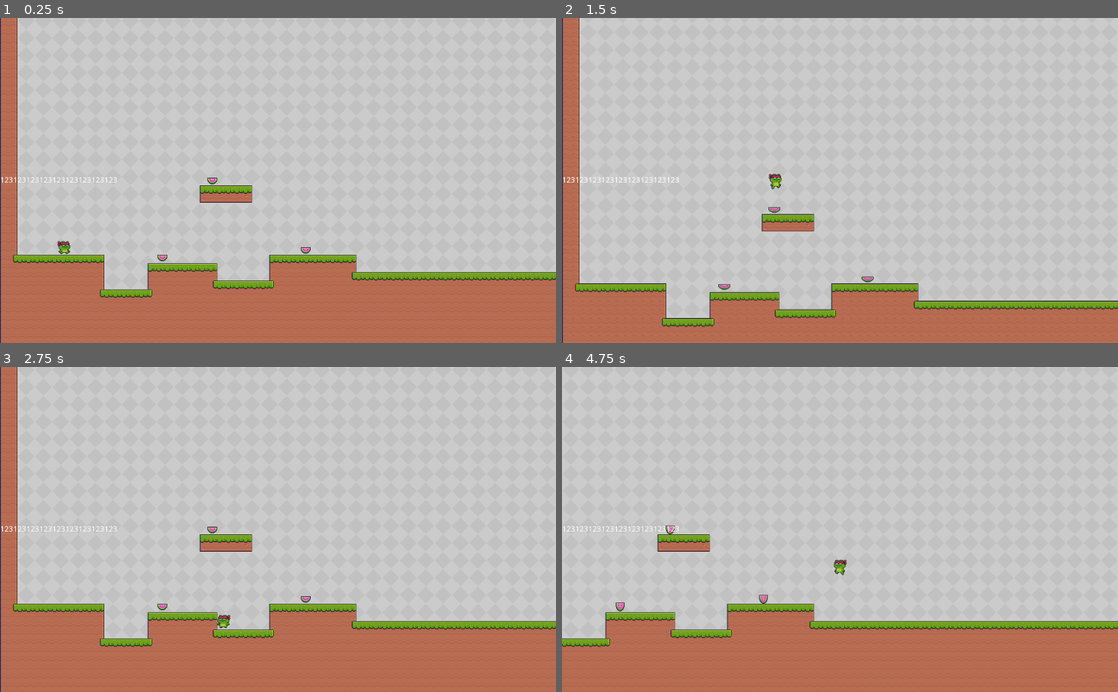
Above: before the commit, frames 1-4 (two rows, left to right).
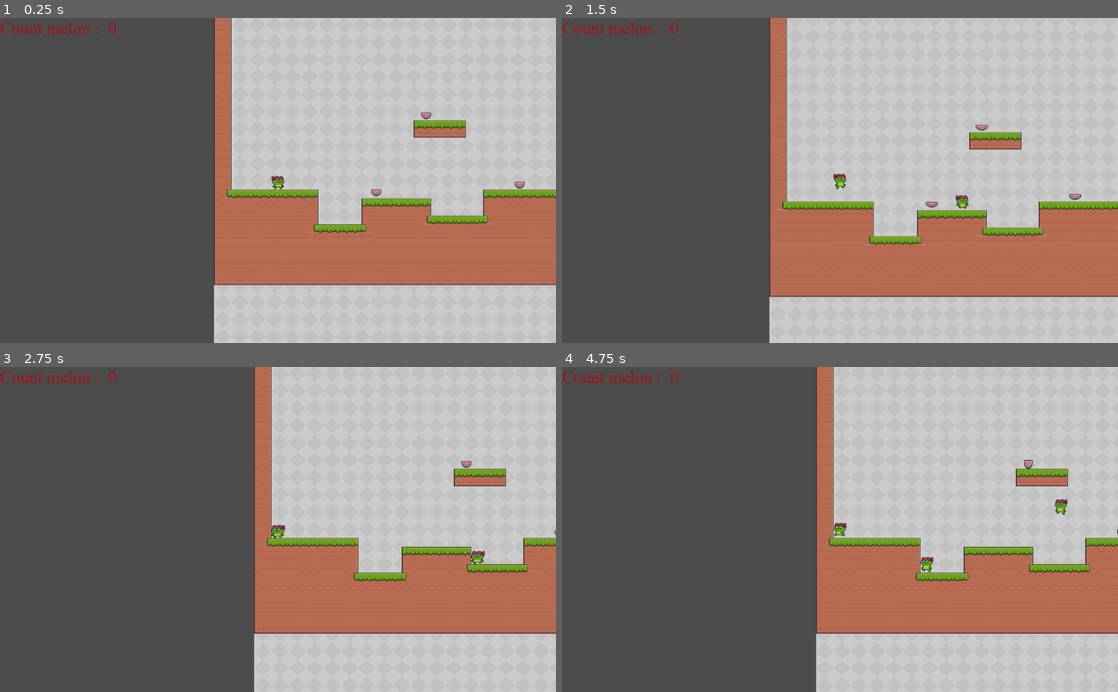
Above: after the commit, the same moments.

Repository: bavtim/platformer_game
Game: Godot game, scene res://level_1.tscn
The game is run twice, just before and just after one commit, with the same random seed, the same clock (stepped at 60 frames per second) and the same inputs.
Inputs:
- Up to frame 1 (0.25 s): no input
- Up to frame 2 (1.5 s): hold Right (ui_right) from 0.53 s (still down); tap R (spawn, bound only after the commit) at 0.6, 1.35 s; tap Up (ui_up) at 0.77 s
- Up to frame 3 (2.75 s): tap Up (ui_up) at 1.52 s; release Right (ui_right) at 2.03 s; hold Left (ui_left) from 2.03 s (still down); tap R (spawn, bound only after the commit) at 2.1 s
- Up to frame 4 (4.75 s): release Left (ui_left) at 2.78 s; hold Right (ui_right) 2.78-4.28 s; tap R (spawn, bound only after the commit) at 2.85, 3.6, 4.35 s; tap Up (ui_up) at 3.02, 3.77, 4.52 s; hold Left (ui_left) from 4.28 s (still down)

The runs differ from the first frame. In frame 1, 66% of the frame differs, in the area x 0-100%, y 0-100%; in frame 2, 64%; in frame 3, 71%; in frame 4, 71%.

Commit message:
fix after fix before fix
fix after fix before fix

Diff:
--- a/Hud.gd
+++ b/Hud.gd
@@ -17,4 +17,4 @@
 
 
 func _on_KinematicBody2D_score(score):
-	$MarginContainer/Label.text = "Count melon : "+str(score)
+	$Label.text = "Count melon : "+str(score)
--- a/Hud.tscn
+++ b/Hud.tscn
@@ -1,16 +1,20 @@
-[gd_scene format=2]
+[gd_scene load_steps=3 format=2]
+
+[ext_resource path="res://Times New Roman.ttf" type="DynamicFontData" id=1]
+
+[sub_resource type="DynamicFont" id=1]
+size = 32
+outline_color = Color( 0.447059, 0.0627451, 0.0627451, 1 )
+font_data = ExtResource( 1 )
 
 [node name="Hud" type="CanvasLayer"]
 
-[node name="MarginContainer" type="MarginContainer" parent="."]
-anchor_right = 1.0
-anchor_bottom = 1.0
+[node name="Label" type="Label" parent="."]
+margin_right = 1024.0
+margin_bottom = 36.0
+custom_colors/font_color = Color( 0.678431, 0.0666667, 0.0666667, 1 )
+custom_fonts/font = SubResource( 1 )
+text = "Count melon :  0"
 __meta__ = {
 "_edit_use_anchors_": false
 }
-
-[node name="Label" type="Label" parent="MarginContainer"]
-margin_top = 293.0
-margin_right = 1024.0
-margin_bottom = 307.0
-text = "123123123123123123123123123"
--- a/KinematicBody2D.tscn
+++ b/KinematicBody2D.tscn
@@ -120,3 +120,6 @@
 anims/idle = SubResource( 5 )
 anims/jump = SubResource( 6 )
 anims/run = SubResource( 7 )
+
+[node name="Camera2D" type="Camera2D" parent="."]
+current = true
--- a/Melon.gd
+++ b/Melon.gd
@@ -20,6 +20,7 @@
 
 
 func _on_Melon_body_entered(body):
+	print(body.get_name())
 	if(body.get_name() == "KinematicBody2D"):
 		hide()
 		emit_signal("tooken")
--- /dev/null
+++ b/level_1.gd
@@ -0,0 +1,16 @@
+extends Node2D
+
+var player = preload ("res://KinematicBody2D.tscn")
+func _process(delta):
+	if Input.is_action_just_pressed("spawn"):
+		destroy()
+		spawn()
+func destroy():
+	for i in range(self.get_child_count()):
+		if(self.get_child(i).name=="KinematicBody2D"):
+			self.get_child(i).queue_free()
+
+func spawn():
+	var play_spawn = player.instance()
+	play_spawn.position=Vector2(100,500);
+	self.add_child(play_spawn)
--- a/level_1.tscn
+++ b/level_1.tscn
@@ -6,6 +6,7 @@
 [ext_resource path="res://Melon.tscn" type="PackedScene" id=4]
 [ext_resource path="res://Hud.tscn" type="PackedScene" id=5]
 [ext_resource path="res://Hud.gd" type="Script" id=6]
+[ext_resource path="res://level_1.gd" type="Script" id=7]
 
 [sub_resource type="TileSet" id=1]
 0/name = "Gray.png 0"
@@ -165,6 +166,7 @@
 0/z_index = 0
 
 [node name="level_1" type="Node2D"]
+script = ExtResource( 7 )
 
 [node name="bg" type="TileMap" parent="."]
 tile_set = SubResource( 1 )
@@ -180,13 +182,6 @@
 [node name="KinematicBody2D" parent="." instance=ExtResource( 3 )]
 position = Vector2( 118, 504 )
 
-[node name="Camera2D" type="Camera2D" parent="KinematicBody2D"]
-current = true
-limit_left = 0
-limit_top = 0
-limit_right = 3870
-limit_bottom = 707
-
 [node name="Fruit" type="Node2D" parent="."]
 
 [node name="Melon" type="Node2D" parent="Fruit"]
--- a/project.godot
+++ b/project.godot
@@ -14,6 +14,14 @@
 run/main_scene="res://level_1.tscn"
 config/icon="res://icon.png"
 
+[input]
+
+spawn={
+"deadzone": 0.5,
+"events": [ Object(InputEventKey,"resource_local_to_scene":false,"resource_name":"","device":0,"alt":false,"shift":false,"control":false,"meta":false,"command":false,"pressed":false,"scancode":82,"physical_scancode":0,"unicode":0,"echo":false,"script":null)
+ ]
+}
+
 [physics]
 
 common/enable_pause_aware_picking=true
Binary file added: Times New Roman.ttf
Not shown: 1 places in level_1.tscn that only renumber resources
